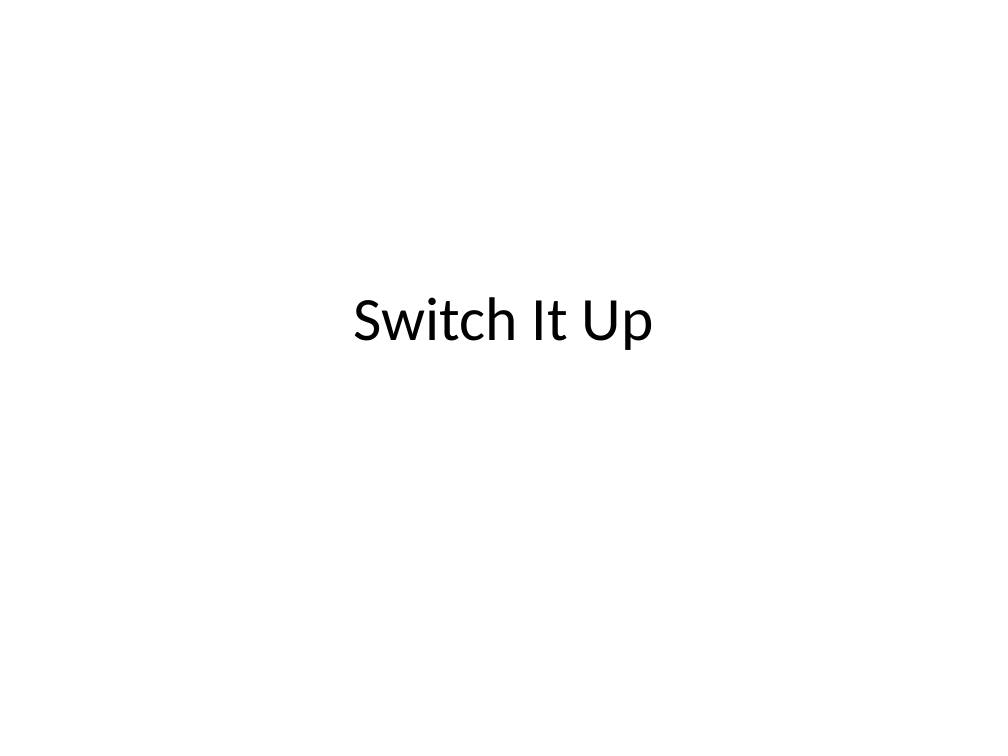
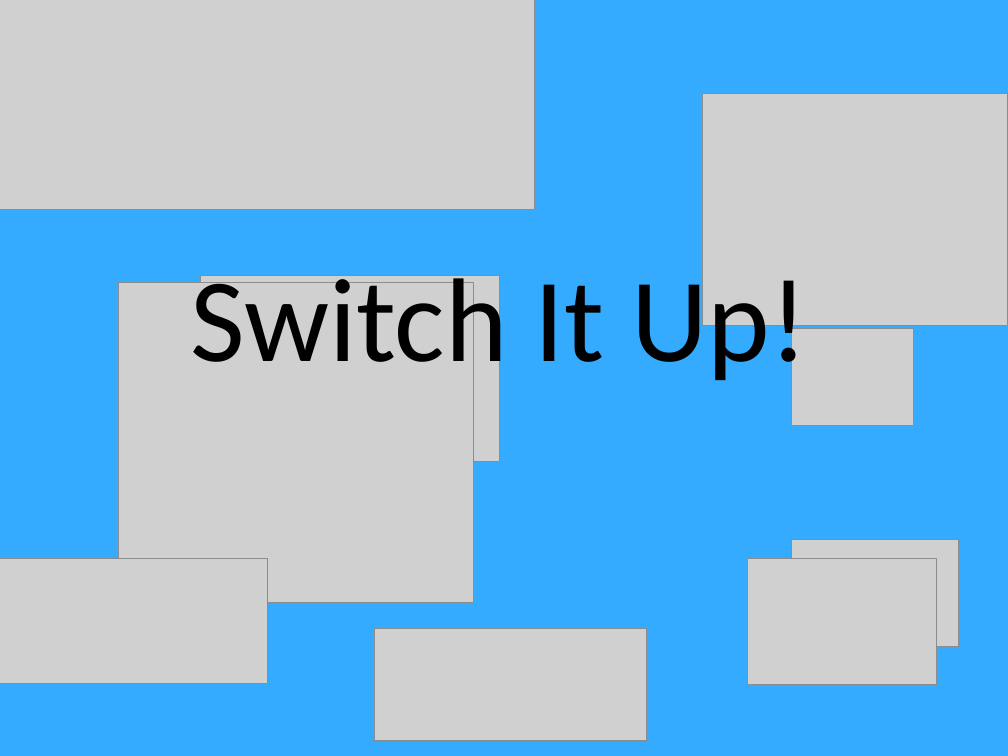
Before and after one commit to CRehfuss/Switch-It-Up-New, a slide deck: slide 3 of FinalPresentation.pptx (slide 1 before the commit). Drawn at 1008x756 pixels with LibreOffice and Linux fonts; fonts in the diff are those of the drawing; grey boxes stand for pictures. Boxes give left, top, right and bottom in pixels: in the first picture for what was removed or moved away, otherwise in the second. Text is boxed around its words. In the diff, an @@ line names an element or a change of style, - is before the commit and + after.

```diff
--- a/FinalPresentation.pptx
+++ b/FinalPresentation.pptx
@@ background #FFFFFF to #34ABFF @@
@@ picture added at (x1=0, y1=0, x2=534, y2=210) @@
@@ picture added at (x1=703, y1=94, x2=1008, y2=326) @@
@@ text "Switch It Up!" at (x1=191, y1=262, x2=808, y2=389): vertical alignment middle to top @@
@@ text at (x1=191, y1=262, x2=808, y2=389): text changed; size 44 to 85 pt @@
-Switch It Up
+Switch It Up!
@@ picture added at (x1=119, y1=283, x2=474, y2=603) @@
@@ picture added at (x1=201, y1=276, x2=500, y2=463) @@
@@ picture added at (x1=791, y1=329, x2=913, y2=425) @@
@@ picture added at (x1=791, y1=539, x2=959, y2=646) @@
@@ picture added at (x1=0, y1=558, x2=267, y2=683) @@
@@ picture added at (x1=748, y1=558, x2=936, y2=685) @@
@@ picture added at (x1=375, y1=629, x2=647, y2=741) @@
```
Also in this commit, not shown: 1 other slide changed, 17 slides added, 5 slides removed, 3 other files.
